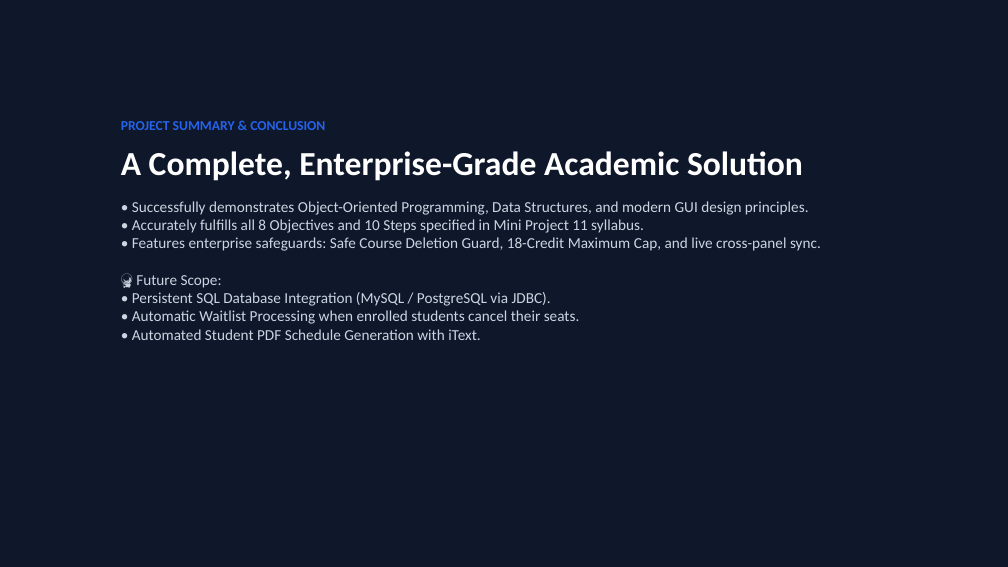
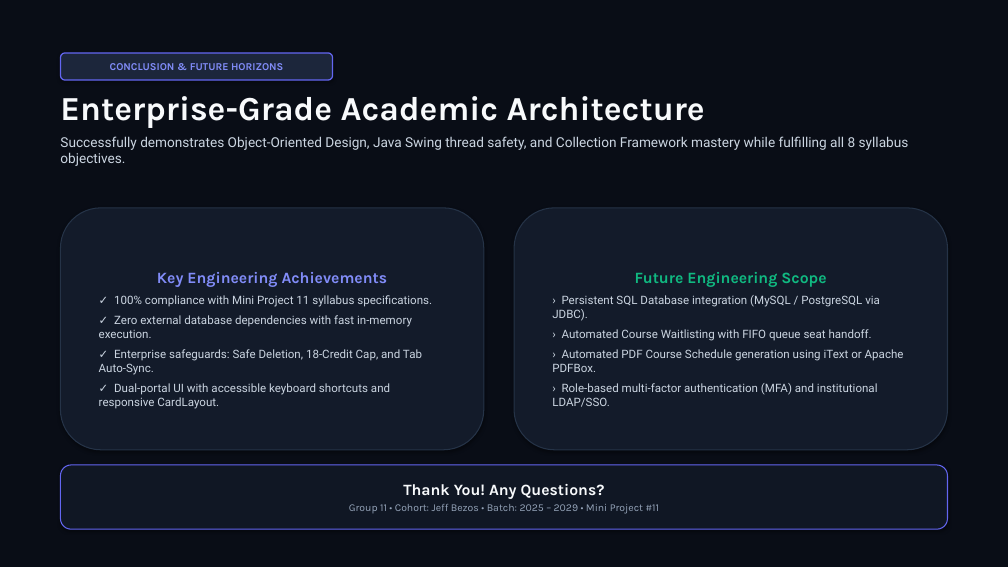
Before and after one commit to JaikishanSuthar19/java_miniproject, a slide deck: slide 15 of College_Course_Registration_Presentation_Group11.pptx. Drawn at 1008x567 pixels with LibreOffice and Linux fonts; fonts in the diff are those of the drawing. Boxes give left, top, right and bottom in pixels: in the first picture for what was removed or moved away, otherwise in the second. Text is boxed around its words. In the diff, an @@ line names an element or a change of style, - is before the commit and + after.

Commit message:
Refactor presentation deck & documentation: Eliminate all emojis, implement human-designed dark studio theme, custom vector icons, and macOS window mockups

```diff
--- a/College_Course_Registration_Presentation_Group11.pptx
+++ b/College_Course_Registration_Presentation_Group11.pptx
@@ rectangle at (x1=0, y1=0, x2=1008, y2=567): fill #0F172A to #090D16 @@
@@ rounded rectangle added at (x1=60, y1=53, x2=333, y2=80), fill #1C263B, outline #6366F1 1.2 pt, 10 pt, text #818CF8, bold @@
+CONCLUSION & FUTURE HORIZONS
@@ text added at (x1=60, y1=96, x2=909, y2=166), 13 pt, text #CBD5E1 @@
+Enterprise-Grade Academic Architecture
+Successfully demonstrates Object-Oriented Design, Java Swing thread safety, and Collection Framework mastery while fulfilling all 8 syllabus objectives.
@@ text removed at (x1=121, y1=121, x2=821, y2=340) @@
-PROJECT SUMMARY & CONCLUSION
-A Complete, Enterprise-Grade Academic Solution
-• Successfully demonstrates Object-Oriented Programming, Data Structures, and modern GUI design principles.
-• Accurately fulfills all 8 Objectives and 10 Steps specified in Mini Project 11 syllabus.
-• Features enterprise safeguards: Safe Course Deletion Guard, 18-Credit Maximum Cap, and live cross-panel sync.
-🔮 Future Scope:
-• Persistent SQL Database Integration (MySQL / PostgreSQL via JDBC).
-• Automatic Waitlist Processing when enrolled students cancel their seats.
-• Automated Student PDF Schedule Generation with iText.
@@ rounded rectangle added at (x1=60, y1=208, x2=484, y2=450), fill #131B2A, outline #253347 1 pt, 11 pt, text #CBD5E1 @@
+Key Engineering Achievements
+✓ 100% compliance with Mini Project 11 syllabus specifications.
+✓ Zero external database dependencies with fast in-memory execution.
+✓ Enterprise safeguards: Safe Deletion, 18-Credit Cap, and Tab Auto-Sync.
+✓ Dual-portal UI with accessible keyboard shortcuts and responsive CardLayout.
@@ rounded rectangle added at (x1=514, y1=208, x2=948, y2=450), fill #131B2A, outline #253347 1 pt, 11 pt, text #CBD5E1 @@
+Future Engineering Scope
+› Persistent SQL Database integration (MySQL / PostgreSQL via JDBC).
+› Automated Course Waitlisting with FIFO queue seat handoff.
+› Automated PDF Course Schedule generation using iText or Apache PDFBox.
+› Role-based multi-factor authentication (MFA) and institutional LDAP/SSO.
@@ rounded rectangle added at (x1=60, y1=465, x2=948, y2=529), fill #101724, outline #6366F1 1 pt, 10 pt, text #94A3B8 @@
+Thank You! Any Questions?
+Group 11 • Cohort: Jeff Bezos • Batch: 2025 – 2029 • Mini Project #11
```
Also in this commit, not shown: 8 other slides changed, 6 slides added, 6 slides removed, 7 other files.
